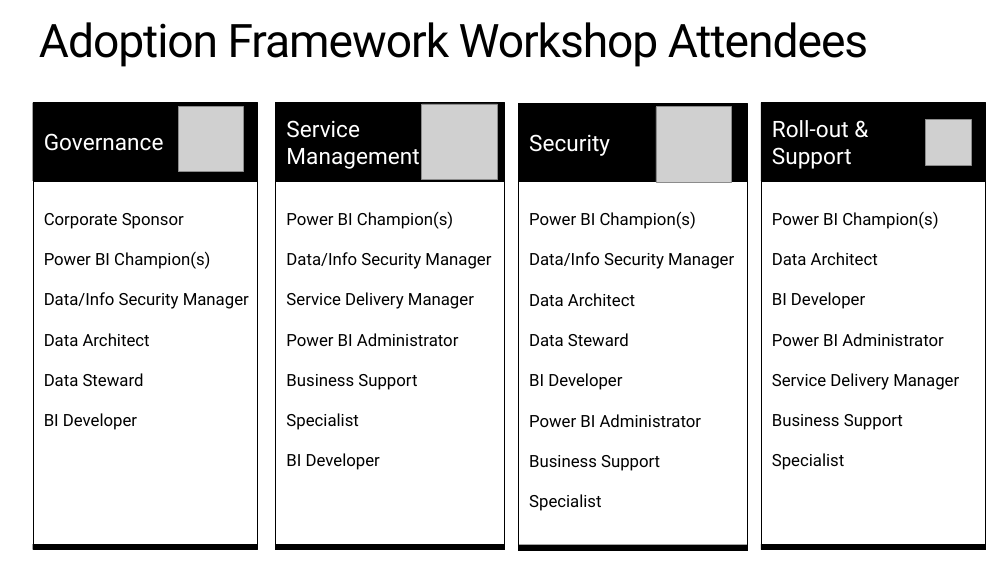
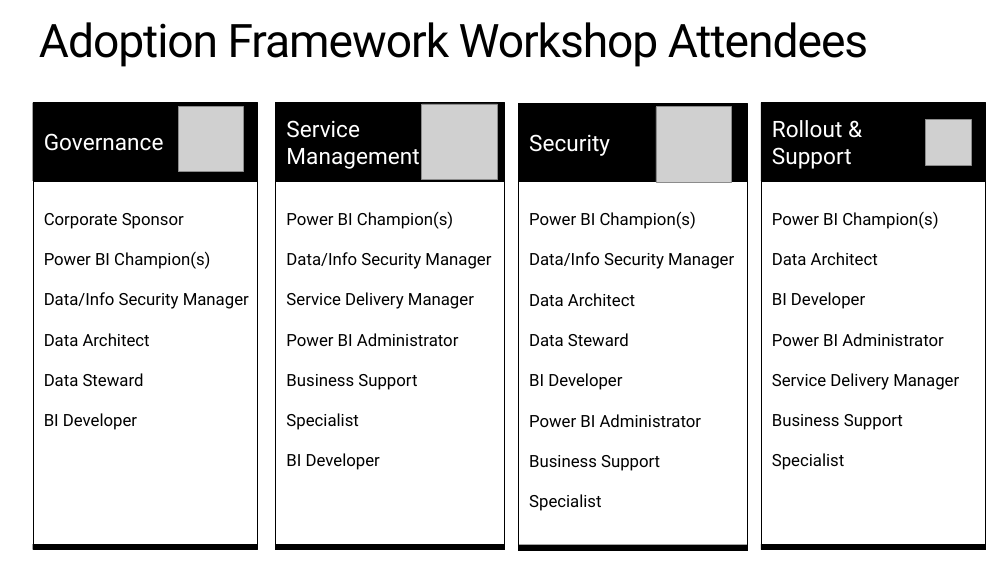
Before and after one commit to pbiaf/powerbiadoption, a slide deck: slide 9 of 1. Power BI Adoption/1.2 Power BI Adoption - Introduction to the Framework.pptx. Drawn at 1008x567 pixels with LibreOffice and Linux fonts; fonts in the diff are those of the drawing; grey boxes stand for pictures. Boxes give left, top, right and bottom in pixels: in the first picture for what was removed or moved away, otherwise in the second. Text is boxed around its words. In the diff, an @@ line names an element or a change of style, - is before the commit and + after.

```diff
--- a/1. Power BI Adoption/1.2 Power BI Adoption - Introduction to the Framework.pptx
+++ b/1. Power BI Adoption/1.2 Power BI Adoption - Introduction to the Framework.pptx
@@ text in rectangle at bbox=[772, 120, 843, 138]: text changed @@
-Roll-out &
+Rollout &
```
Also in this commit, not shown: 2 other slides changed, 2 other files.
